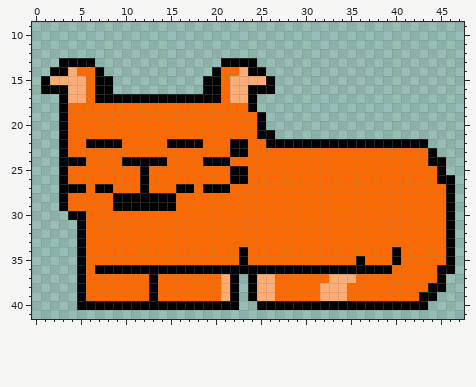
Two versions of one pixel-art sprite, John-s-adventure-/JohnGame/data/npc/candy_sleeping.png. The picture above is the old version.
The file is 48x48 pixels. Shown: x 0..47, y 9..41.
After the commit:
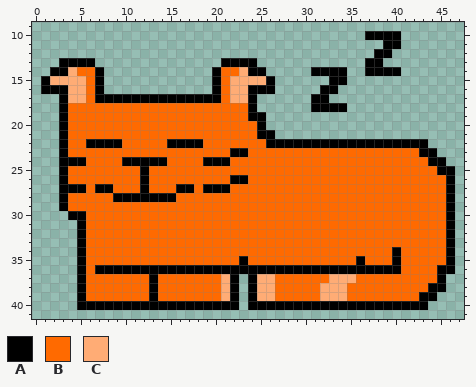
Palette (. is transparent): A #000000  B #ff6a00  C #ffac75
Edits made:
Changed rows in their new state; - is an unchanged pixel.
first column x 8:
10 -----------------------------AAAA------
11 -------------------------------AA------
12 ------------------------------AA-------
13 -----------------------------AA--------
14 -----------------------AAAA--AAAA------
15 .----------.-------------AA------------
16 .----------.------------AA-------------
17 -----------------------AA--------------
18 -----------------------AAAA------------
19 ----------------A----------------------
22 --------------BB-----------------------
23 -----------------------------------A---
25 --------------BB----------------------A
26 -------------------------------------B-
29 -BBBBBBB-------------------------------
first column x 23:
34 B-----------------
36 -----------------A
first column x 24:
40 A
